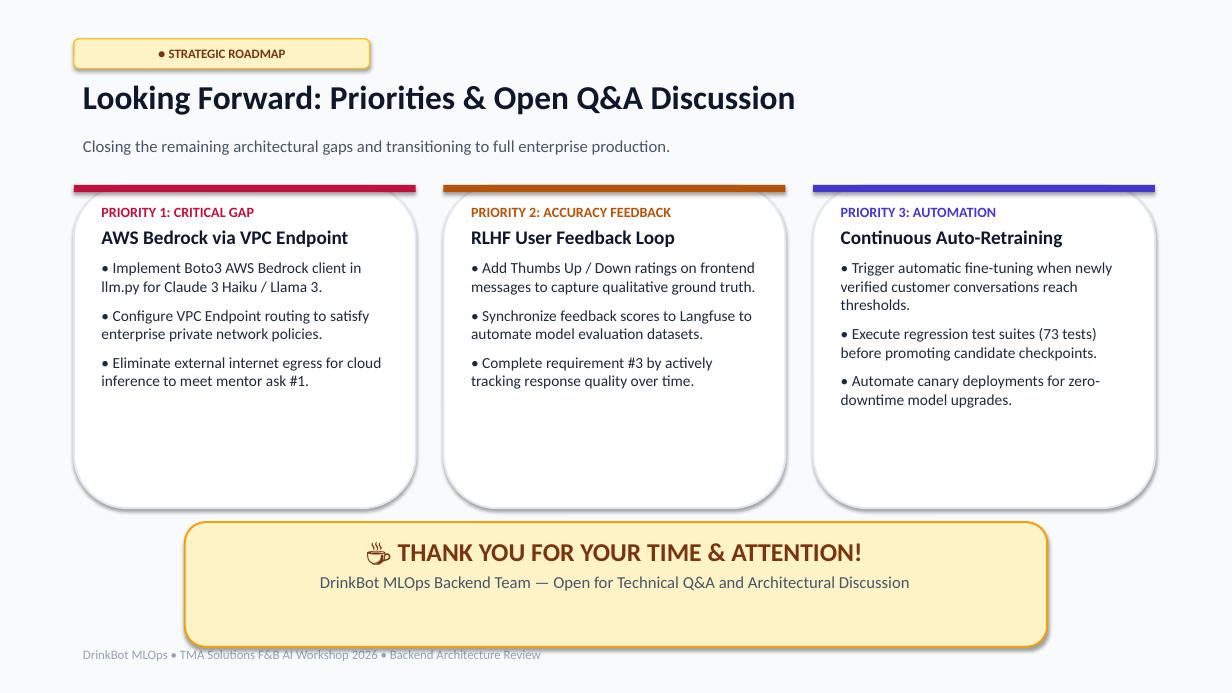
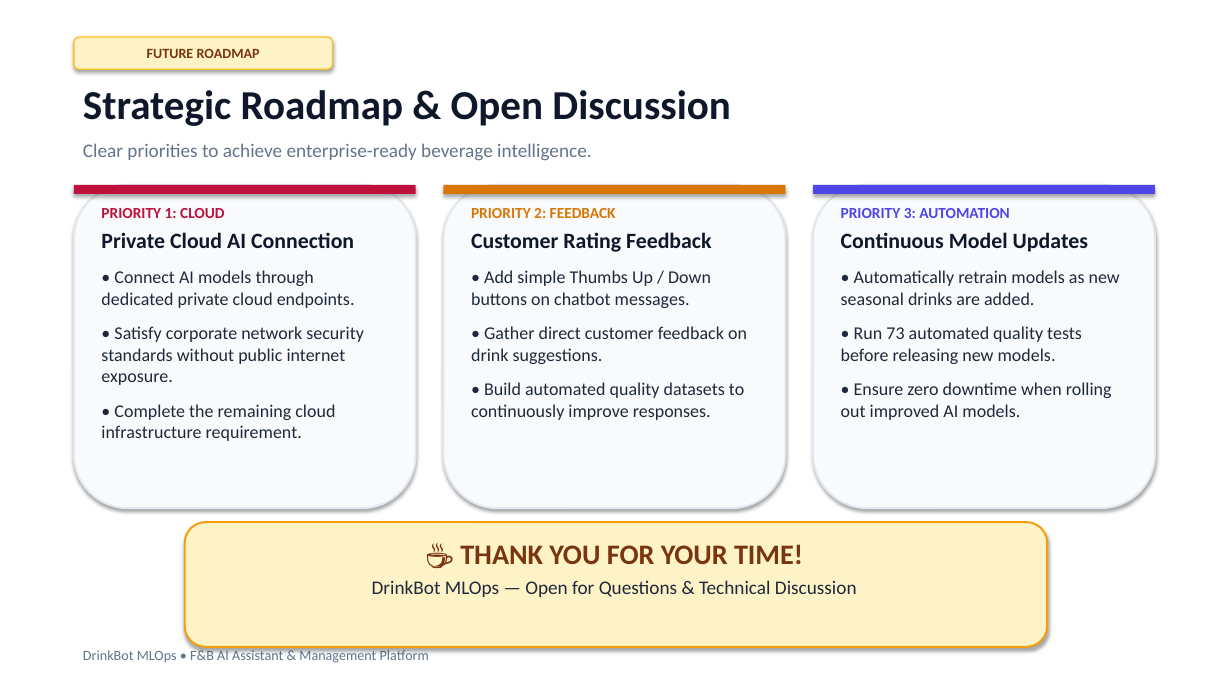
Before and after one commit to meowcosmetic/mlops_coffee, a slide deck: slide 10 of DrinkBot_MLOps_Presentation_EN.pptx. Drawn at 1232x693 pixels with LibreOffice and Linux fonts; fonts in the diff are those of the drawing. Boxes give left, top, right and bottom in pixels: in the first picture for what was removed or moved away, otherwise in the second. Text is boxed around its words. In the diff, an @@ line names an element or a change of style, - is before the commit and + after.

Commit message:
docs(slides): revamp English PPTX with extra-large typography and clean high-level architecture

```diff
--- a/DrinkBot_MLOps_Presentation_EN.pptx
+++ b/DrinkBot_MLOps_Presentation_EN.pptx
@@ rectangle at box(0, 0, 1232, 693): fill #F8FAFC to #FFFFFF @@
@@ rounded rectangle "FUTURE ROADMAP": place and size @@
-rounded rectangle "FUTURE ROADMAP" at box(74, 39, 370, 68)
+rounded rectangle "FUTURE ROADMAP" at box(74, 37, 333, 69)
@@ text in rounded rectangle at box(147, 48, 260, 58): text changed; size 10 to 11 pt @@
-● STRATEGIC ROADMAP
+FUTURE ROADMAP
@@ text at box(83, 90, 731, 126): text changed; size 26 to 32 pt @@
-Looking Forward: Priorities & Open Q&A Discussion
+Strategic Roadmap & Open Discussion
@@ text at box(83, 143, 592, 161): text changed; size 13 to 15 pt; text colour #475569 to #64748B @@
-Closing the remaining architectural gaps and transitioning to full enterprise production.
+Clear priorities to achieve enterprise-ready beverage intelligence.
@@ text at box(101, 208, 364, 441): text changed; size 12 to 14 pt @@
-PRIORITY 1: CRITICAL GAP
-AWS Bedrock via VPC Endpoint
-• Implement Boto3 AWS Bedrock client in llm.py for Claude 3 Haiku / Llama 3.
-• Configure VPC Endpoint routing to satisfy enterprise private network policies.
-• Eliminate external internet egress for cloud inference to meet mentor ask #1.
+PRIORITY 1: CLOUD
+Private Cloud AI Connection
+• Connect AI models through dedicated private cloud endpoints.
+• Satisfy corporate network security standards without public internet exposure.
+• Complete the remaining cloud infrastructure requirement.
@@ rectangle at box(444, 185, 786, 194): fill #B45309 to #D97706 @@
@@ text at box(471, 208, 747, 420): text changed; size 12 to 14 pt @@
-PRIORITY 2: ACCURACY FEEDBACK
-RLHF User Feedback Loop
-• Add Thumbs Up / Down ratings on frontend messages to capture qualitative ground truth.
-• Synchronize feedback scores to Langfuse to automate model evaluation datasets.
-• Complete requirement #3 by actively tracking response quality over time.
+PRIORITY 2: FEEDBACK
+Customer Rating Feedback
+• Add simple Thumbs Up / Down buttons on chatbot messages.
+• Gather direct customer feedback on drink suggestions.
+• Build automated quality datasets to continuously improve responses.
@@ fill #FFFFFF to #F8FAFC in 3 elements at box(74, 185, 416, 508), box(444, 185, 786, 508), box(813, 185, 1155, 508) @@
@@ rectangle at box(813, 185, 1155, 194): fill #4338CA to #4F46E5 @@
@@ text at box(841, 208, 1010, 218): size 11 to 12 pt, text colour #4338CA to #4F46E5 in "PRIORITY 3: AUTOMATION" @@
@@ text at box(841, 232, 1120, 420): text changed; size 12 to 14 pt @@
-Continuous Auto-Retraining
-• Trigger automatic fine-tuning when newly verified customer conversations reach thresholds.
-• Execute regression test suites (73 tests) before promoting candidate checkpoints.
-• Automate canary deployments for zero-downtime model upgrades.
+Continuous Model Updates
+• Automatically retrain models as new seasonal drinks are added.
+• Run 73 automated quality tests before releasing new models.
+• Ensure zero downtime when rolling out improved AI models.
@@ text at box(372, 544, 857, 597): text changed; size 13 to 15 pt; text colour #475569 to #1E293B @@
-☕ THANK YOU FOR YOUR TIME & ATTENTION!
-DrinkBot MLOps Backend Team — Open for Technical Q&A and Architectural Discussion
+☕ THANK YOU FOR YOUR TIME!
+DrinkBot MLOps — Open for Questions & Technical Discussion
@@ text at box(83, 648, 429, 664): text changed; size 10 to 11 pt; text colour #94A3B8 to #64748B @@
-DrinkBot MLOps • TMA Solutions F&B AI Workshop 2026 • Backend Architecture Review
+DrinkBot MLOps • F&B AI Assistant & Management Platform
```
Also in this commit, not shown: 6 other slides changed, 3 slides added, 3 slides removed, 2 other files.
